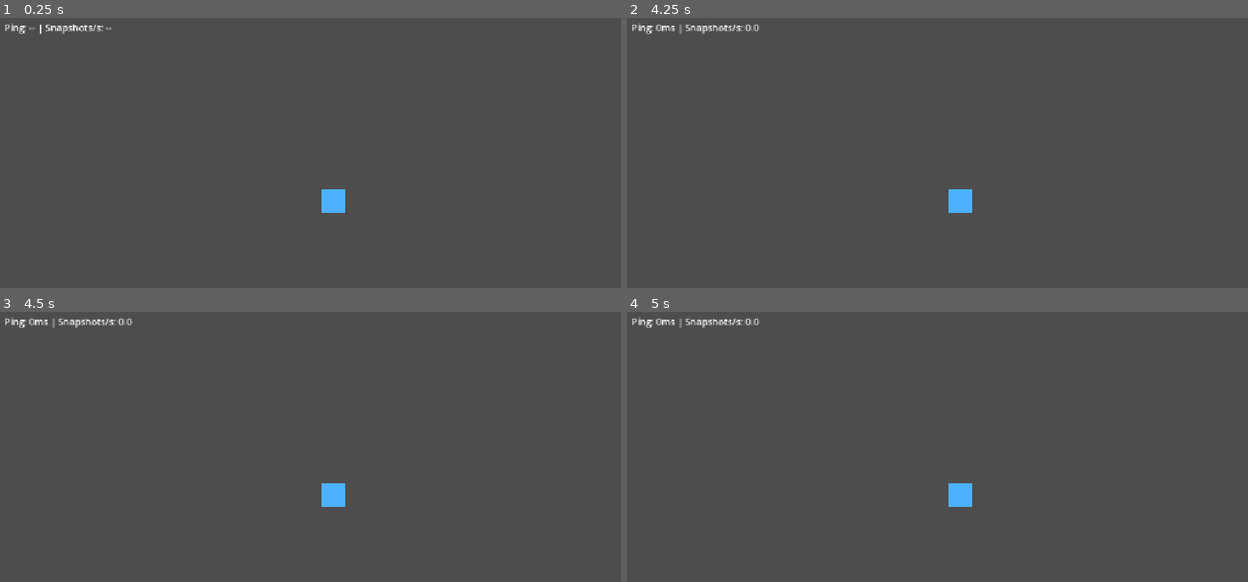
Above: before the commit, frames 1-4 (two rows, left to right).
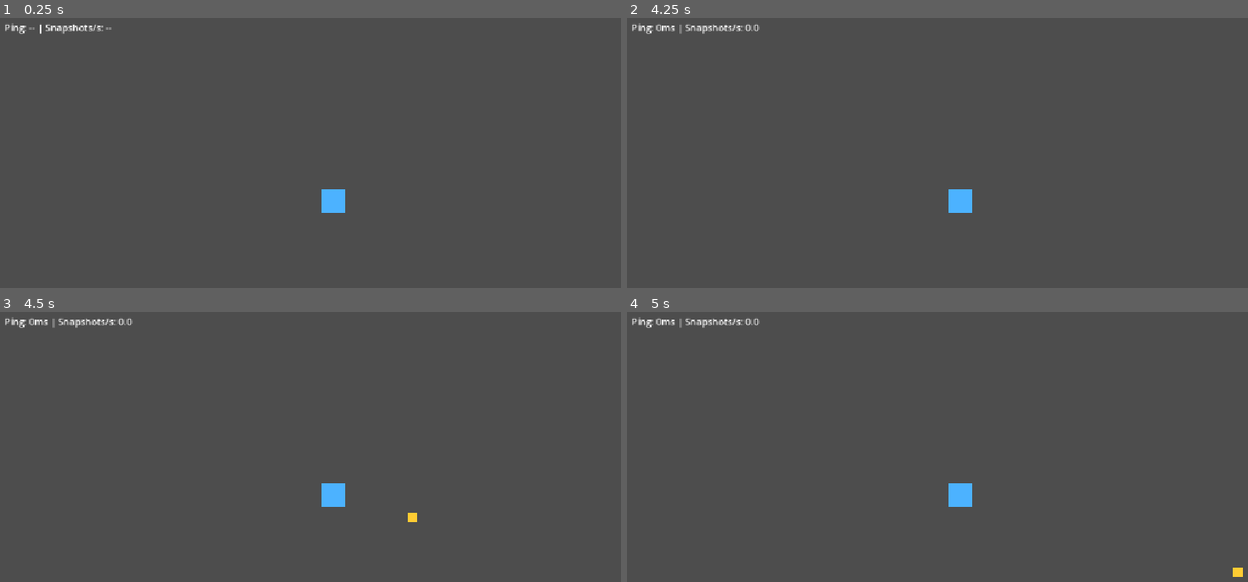
Above: after the commit, the same moments.

Repository: thiagossdev/amazing-clash
Game: Godot game, scene res://maps/test_arena/TestArena.tscn
Two runs of this game, one before a commit and one after it. Both use one fixed random seed, a clock stepped at 60 frames per second and the inputs below.
Inputs (mouse positions are in pixels of both pictures, inside the frame that each line leads up to):
- Up to frame 1 (0.25 s): no input
- Up to frame 2 (4.25 s): tap Enter at 0.5, 2, 3.5 s; move the mouse to (1111, 182) at 0.52 s; hold D (move_right) 0.53-1.25 s; tap J (attack) at 0.6, 2.1 s; click (1111, 182) at 0.67 s; tap Shift (dash) at 0.8, 2.3, 3.8 s; tap Space at 1.25, 2.75 s; drag from (825, 220) to (925, 277) at 1.27 s; move the mouse to (1030, 117) at 2.02 s; hold D (move_right) 2.03-2.75 s; click (1030, 117) at 2.17 s; drag from (925, 277) to (757, 144) at 2.77 s; move the mouse to (1161, 258) at 3.52 s; hold A (move_left) from 3.53 s (still down); tap Alt at 3.6 s; click (1161, 258) at 3.67 s; right-click (1161, 258) at 4.15 s
- Up to frame 3 (4.5 s): release A (move_left) at 4.25 s; tap Space at 4.25 s; drag from (130, 438) to (229, 401) at 4.27 s
- Up to frame 4 (5 s): no input

Frames 1-2 are identical in both runs. In frame 3, less than 0.1% of the frame differs, in the area x 65-68%, y 74-78%; in frame 4, less than 0.1%, in the area x 97-100%, y 94-99%.

Commit message:
Wire skillshot casting and projectile spawn/resolution
CharacterController gains debug_skillshot_move and
pending_skillshot_direction (the aim captured at the exact tick the
cast starts, not read live later -- a moved mouse during windup
shouldn't retarget an already-cast skillshot). apply_input() picks
attack or skillshot to start (attack wins if both are somehow pressed
the same tick), gated on the action layer being free, same as melee.

CombatResolver: _maybe_launch_skillshot fires exactly once, the tick a
skillshot cast's ActionFsm first reaches ACTIVE, broadcasting one
@rpc("authority","reliable","call_local") spawn event every peer
receives (including the server itself, locally). Projectile position
advancement runs on every peer every tick (deterministic); hit
resolution stays server-only, same "client never predicts damage
taken" rule as melee. A confirmed hit despawns the server's own
instance immediately (non-piercing); other peers' decorative copies
fly out their full lifetime -- a deliberate, documented visual-polish
gap for this first pass, not a correctness one.

New Projectiles container in TestArena.tscn. New --simulate-skillshot
dev_bootstrap flag for headless testing.

Co-Authored-By: Claude Sonnet 5 <noreply@anthropic.com>

Diff:
--- a/gameplay/characters/character_base/Character.tscn
+++ b/gameplay/characters/character_base/Character.tscn
@@ -1,7 +1,8 @@
-[gd_scene load_steps=4 format=3]
+[gd_scene load_steps=5 format=3]
 
 [ext_resource type="Script" path="res://gameplay/characters/character_base/character_controller.gd" id="1_ctrlr"]
 [ext_resource type="Resource" path="res://data/moves/debug_attack.tres" id="2_atkmv"]
+[ext_resource type="Resource" path="res://data/moves/debug_skillshot.tres" id="3_sklmv"]
 
 [sub_resource type="CircleShape2D" id="CircleShape2D_char"]
 radius = 20.0
@@ -10,6 +11,7 @@
 collision_layer = 2
 script = ExtResource("1_ctrlr")
 debug_attack_move = ExtResource("2_atkmv")
+debug_skillshot_move = ExtResource("3_sklmv")
 
 [node name="CollisionShape2D" type="CollisionShape2D" parent="."]
 shape = SubResource("CircleShape2D_char")
--- a/gameplay/characters/character_base/character_controller.gd
+++ b/gameplay/characters/character_base/character_controller.gd
@@ -1,11 +1,12 @@
 class_name CharacterController
 extends CharacterBody2D
-## Phase 2a: adds a melee test move (ActionFsm + MoveDefinition/
-## HitDefinition) and health on top of Phase 1's locomotion. All input
-## goes through InputManager, never Input directly. Networking pattern
-## (control modes, prediction/reconciliation, interpolation) adapted
-## from amazing-nauts' character_controller.gd, scoped down: no
-## ranged/skillshot yet (Phase 2b), no ability framework yet (Phase 3).
+## Phase 2b: adds a melee test move and a mouse-aimed skillshot
+## (ActionFsm + MoveDefinition/HitDefinition) and health on top of
+## Phase 1's locomotion. All input goes through InputManager, never
+## Input directly. Networking pattern (control modes, prediction/
+## reconciliation, interpolation) adapted from amazing-nauts'
+## character_controller.gd, scoped down: no ability framework yet
+## (Phase 3), no full hero roster (Phase 4).
 ##
 ## Networked in one of 3 roles decided by _resolve_control_mode():
 ## AUTHORITATIVE (server, every character, fed by ServerSim's per-client
@@ -34,6 +35,10 @@
 ## moveset yet (Phase 4). Named debug_*: CharacterBody2D already has
 ## test_move().
 @export var debug_attack_move: MoveDefinition
+## Single generic test skillshot for Phase 2b -- fires a Projectile in
+## pending_skillshot_direction (real mouse-aim, captured at cast time)
+## rather than an unaimed melee swing.
+@export var debug_skillshot_move: MoveDefinition
 ## Own hurtbox for combat, decoupled from the CharacterBody2D collision
 ## shape used for world collision.
 @export var hurtbox_size: Vector2 = Vector2(40.0, 40.0)
@@ -51,6 +56,13 @@
 ## set directly from CharacterSnapshot.health on receipt, same category
 ## as current_health.
 var current_health: float = 100.0
+## Server-only: the mouse-aim direction captured at the exact tick the
+## skillshot cast started, read by CombatResolver when the cast reaches
+## ACTIVE to launch the Projectile. Not part of ClientPredictor.
+## Checkpoint: it only ever matters on the AUTHORITATIVE instance (only
+## the server spawns the real projectile), same category as
+## action_fsm.already_hit.
+var pending_skillshot_direction: Vector2 = Vector2.RIGHT
 
 var _local_sequence: int = 0
 var _server_sim: ServerSim
@@ -129,6 +141,8 @@
 					sample.move_vector,
 					sample.dash_pressed,
 					sample.attack_pressed,
+					sample.aim_direction,
+					sample.skillshot_pressed,
 					sample.delta
 				)
 		)
@@ -167,13 +181,21 @@
 	sample.move_vector = InputManager.get_move_vector()
 	sample.dash_pressed = InputManager.is_action_just_pressed(&"dash")
 	sample.attack_pressed = InputManager.is_action_just_pressed(&"attack")
+	sample.aim_direction = InputManager.get_aim_direction(global_position)
+	sample.skillshot_pressed = InputManager.is_action_just_pressed(&"skillshot")
 	sample.delta = delta
 	return sample
 
 
 @rpc("any_peer", "unreliable_ordered", "call_remote")
 func _rpc_send_input(
-	sequence: int, move_vector: Vector2, dash_pressed: bool, attack_pressed: bool, delta: float
+	sequence: int,
+	move_vector: Vector2,
+	dash_pressed: bool,
+	attack_pressed: bool,
+	aim_direction: Vector2,
+	skillshot_pressed: bool,
+	delta: float
 ) -> void:
 	if not NetworkManager.is_server():
 		return
@@ -184,6 +206,8 @@
 	sample.move_vector = move_vector
 	sample.dash_pressed = dash_pressed
 	sample.attack_pressed = attack_pressed
+	sample.aim_direction = aim_direction
+	sample.skillshot_pressed = skillshot_pressed
 	sample.delta = delta
 	_server_sim.record_input(sample)
 
@@ -320,14 +344,28 @@
 	)
 
 
-## Starts the test attack if one was pressed and the action layer is
-## free, otherwise just advances whatever move is already in progress
-## (a no-op while NEUTRAL with nothing active).
+## Starts the test attack or skillshot if one was pressed and the
+## action layer is free (attack takes priority if both are somehow
+## pressed the same tick), otherwise just advances whatever move is
+## already in progress (a no-op while NEUTRAL with nothing active).
 func apply_input(sample: InputBuffer.Sample) -> void:
 	fsm.advance(sample.move_vector, sample.dash_pressed, sample.delta)
 	velocity = fsm.velocity
-	if sample.attack_pressed and action_fsm.state == ActionFsm.State.NEUTRAL and debug_attack_move:
+	var can_start_move := action_fsm.state == ActionFsm.State.NEUTRAL
+	if sample.attack_pressed and can_start_move and debug_attack_move:
 		action_fsm.start_move(debug_attack_move)
+	elif sample.skillshot_pressed and can_start_move and debug_skillshot_move:
+		# Not trusted verbatim from the network -- see locomotion_fsm.gd's
+		# move_vector clamp for the same class of concern; a raw or
+		# oversized vector here can't cause harm on its own (Projectile.
+		# configure() normalizes again before use), but normalizing at
+		# the point of capture keeps every stored direction well-formed.
+		pending_skillshot_direction = (
+			sample.aim_direction.normalized()
+			if not sample.aim_direction.is_zero_approx()
+			else Vector2.RIGHT
+		)
+		action_fsm.start_move(debug_skillshot_move)
 	else:
 		action_fsm.advance_frame()
 
--- a/gameplay/combat/combat_resolver.gd
+++ b/gameplay/combat/combat_resolver.gd
@@ -1,31 +1,47 @@
 extends Node
-## Server-authoritative, per-tick hit resolution across every character.
-## Wired as TestArena's LAST child so every character's _physics_process
-## for this tick (and its action_fsm state) has already completed before
-## this node's own _physics_process runs. Hit detection is explicitly
-## server-only: the client never predicts damage taken. Pattern
-## inherited from amazing-nauts' gameplay/combat/combat_resolver.gd,
-## scoped down to Phase 2a: melee only (no armor/buffs/VFX/objectives --
-## none of that exists in this project's design yet).
+## Server-authoritative, per-tick hit resolution across every character
+## and every live projectile. Wired as TestArena's LAST child so every
+## character's _physics_process for this tick (and its action_fsm
+## state) has already completed before this node's own _physics_process
+## runs. Hit detection is explicitly server-only: the client never
+## predicts damage taken. Projectile *position* advancement runs on
+## every peer (deterministic, no per-tick sync needed -- see
+## gameplay/projectiles/projectile.gd); only hit resolution is gated to
+## the server. Pattern inherited from amazing-nauts'
+## gameplay/combat/combat_resolver.gd, scoped down to Phase 2b: melee +
+## a single non-piercing skillshot (no armor/buffs/VFX/objectives/
+## piercing -- none of that exists in this project's design yet).
+
+const PROJECTILE_SCENE := preload("res://gameplay/projectiles/Projectile.tscn")
+const PROJECTILE_SPEED := 700.0
+const PROJECTILE_LIFETIME_FRAMES := 120  # 2s @ 60Hz
 
 @export var characters_path: NodePath = ^"../Characters"
+@export var projectiles_path: NodePath = ^"../Projectiles"
+
+var _next_network_id: int = 0
 
 
 func _physics_process(_delta: float) -> void:
-	if not NetworkManager.is_server():
-		return
 	var characters := get_node_or_null(characters_path)
-	if not characters:
-		return
-	var roster := characters.get_children()
-	for attacker in roster:
-		_resolve_attacker(attacker, roster)
+	var roster: Array = characters.get_children() if characters else []
+	if NetworkManager.is_server():
+		for attacker in roster:
+			_resolve_attacker(attacker, roster)
+	_advance_projectiles(roster)
 
 
 func _resolve_attacker(attacker: Node, roster: Array) -> void:
 	if not attacker is CharacterController:
 		return
-	if not attacker.action_fsm.is_hitbox_active() or not attacker.debug_attack_move:
+	_resolve_melee(attacker, roster)
+	_maybe_launch_skillshot(attacker)
+
+
+func _resolve_melee(attacker: CharacterController, roster: Array) -> void:
+	if attacker.action_fsm.current_move != attacker.debug_attack_move:
+		return
+	if not attacker.action_fsm.is_hitbox_active():
 		return
 	for hit in attacker.debug_attack_move.hit_definitions:
 		var hitbox := HitDetection.hitbox_rect(
@@ -44,6 +60,94 @@
 				attacker.action_fsm.already_hit.append(defender)
 
 
+## Fires exactly once: the tick the skillshot cast's ActionFsm first
+## reaches ACTIVE (move_frame == startup_frames, the same boundary
+## ActionFsm._phase_for_current_frame() itself transitions on).
+func _maybe_launch_skillshot(attacker: CharacterController) -> void:
+	if (
+		attacker.action_fsm.current_move != attacker.debug_skillshot_move
+		or not attacker.debug_skillshot_move
+	):
+		return
+	if attacker.action_fsm.state != ActionFsm.State.ACTIVE:
+		return
+	if attacker.action_fsm.move_frame != attacker.debug_skillshot_move.startup_frames:
+		return
+	_next_network_id += 1
+	_rpc_spawn_projectile.rpc(
+		_next_network_id,
+		str(attacker.name),
+		attacker.global_position,
+		attacker.pending_skillshot_direction
+	)
+
+
+@rpc("authority", "reliable", "call_local")
+func _rpc_spawn_projectile(
+	network_id: int, caster_name: String, spawn_position: Vector2, direction: Vector2
+) -> void:
+	var characters := get_node_or_null(characters_path)
+	var projectiles := get_node_or_null(projectiles_path)
+	if not characters or not projectiles:
+		return
+	var caster := characters.get_node_or_null(caster_name) as CharacterController
+	if not caster or not caster.debug_skillshot_move:
+		return
+	if caster.debug_skillshot_move.hit_definitions.is_empty():
+		return
+	var projectile: Projectile = PROJECTILE_SCENE.instantiate()
+	projectiles.add_child(projectile)
+	projectile.configure(
+		network_id,
+		caster,
+		spawn_position,
+		direction,
+		PROJECTILE_SPEED,
+		PROJECTILE_LIFETIME_FRAMES,
+		caster.debug_skillshot_move.hit_definitions
+	)
+
+
+## Advances every live projectile's position (every peer, deterministic
+## -- see Projectile.advance_frame()), then resolves hits server-only.
+## A confirmed hit ends the (non-piercing) instance immediately on the
+## server; other peers' own decorative copies keep flying until their
+## own lifetime_frames runs out -- a deliberate, minor visual-polish
+## gap for this first pass (the hit itself is already server-authority-
+## only and unaffected by it), not a correctness one.
+func _advance_projectiles(roster: Array) -> void:
+	var projectiles := get_node_or_null(projectiles_path)
+	if not projectiles:
+		return
+	for node in projectiles.get_children():
+		if not node is Projectile:
+			continue
+		var projectile := node as Projectile
+		var alive := projectile.advance_frame(get_physics_process_delta_time())
+		if alive and NetworkManager.is_server():
+			alive = not _resolve_projectile_hit(projectile, roster)
+		if not alive:
+			projectile.queue_free()
+
+
+func _resolve_projectile_hit(projectile: Projectile, roster: Array) -> bool:
+	for defender in roster:
+		if not defender is CharacterController or defender == projectile.caster:
+			continue
+		if defender in projectile.already_hit:
+			continue
+		var hurtbox := HitDetection.hurtbox_rect(defender.global_position, defender.hurtbox_size)
+		for hit in projectile.hit_definitions:
+			var hitbox := HitDetection.projectile_hitbox_rect(
+				projectile.global_position, hit.hitbox_size
+			)
+			if HitDetection.query(hitbox, hurtbox):
+				_apply_hit(projectile.caster, defender, hit)
+				projectile.already_hit.append(defender)
+				return true
+	return false
+
+
 func _apply_hit(
 	attacker: CharacterController, defender: CharacterController, hit: HitDefinition
 ) -> void:
--- a/maps/test_arena/TestArena.tscn
+++ b/maps/test_arena/TestArena.tscn
@@ -38,6 +38,8 @@
 
 [node name="Characters" type="Node2D" parent="."]
 
+[node name="Projectiles" type="Node2D" parent="."]
+
 [node name="ArenaCamera" parent="." instance=ExtResource("4_cam")]
 
 [node name="HitboxViewer" parent="." instance=ExtResource("5_cshv")]
--- a/net/dev_bootstrap.gd
+++ b/net/dev_bootstrap.gd
@@ -10,8 +10,13 @@
 ## start sampling input first; dash is a one-shot edge trigger
 ## (is_action_just_pressed), so firing it before the character exists to
 ## observe the edge would silently waste the press. `-- --simulate-attack`
-## fires one attack press ~1.2s in, same reasoning. No flags leaves this
-## a no-op. Pattern inherited from amazing-nauts' net/dev_bootstrap.gd.
+## fires one attack press ~1.2s in, same reasoning; `-- --simulate-
+## skillshot` fires one skillshot press ~1.4s in (headless has no real
+## mouse either, so InputManager.get_aim_direction() resolves off
+## whatever the headless viewport's mouse position defaults to -- fine
+## for proving the projectile spawns/travels/expires, not for testing a
+## specific aim). No flags leaves this a no-op. Pattern inherited from
+## amazing-nauts' net/dev_bootstrap.gd.
 ##
 ## host()/join() run first and synchronously, before anything that
 ## awaits: PlayerSpawner._ready() (a sibling node under the same
@@ -49,3 +54,7 @@
 	if "--simulate-attack" in args:
 		await get_tree().create_timer(1.2).timeout
 		Input.action_press(&"attack")
+
+	if "--simulate-skillshot" in args:
+		await get_tree().create_timer(1.4).timeout
+		Input.action_press(&"skillshot")
